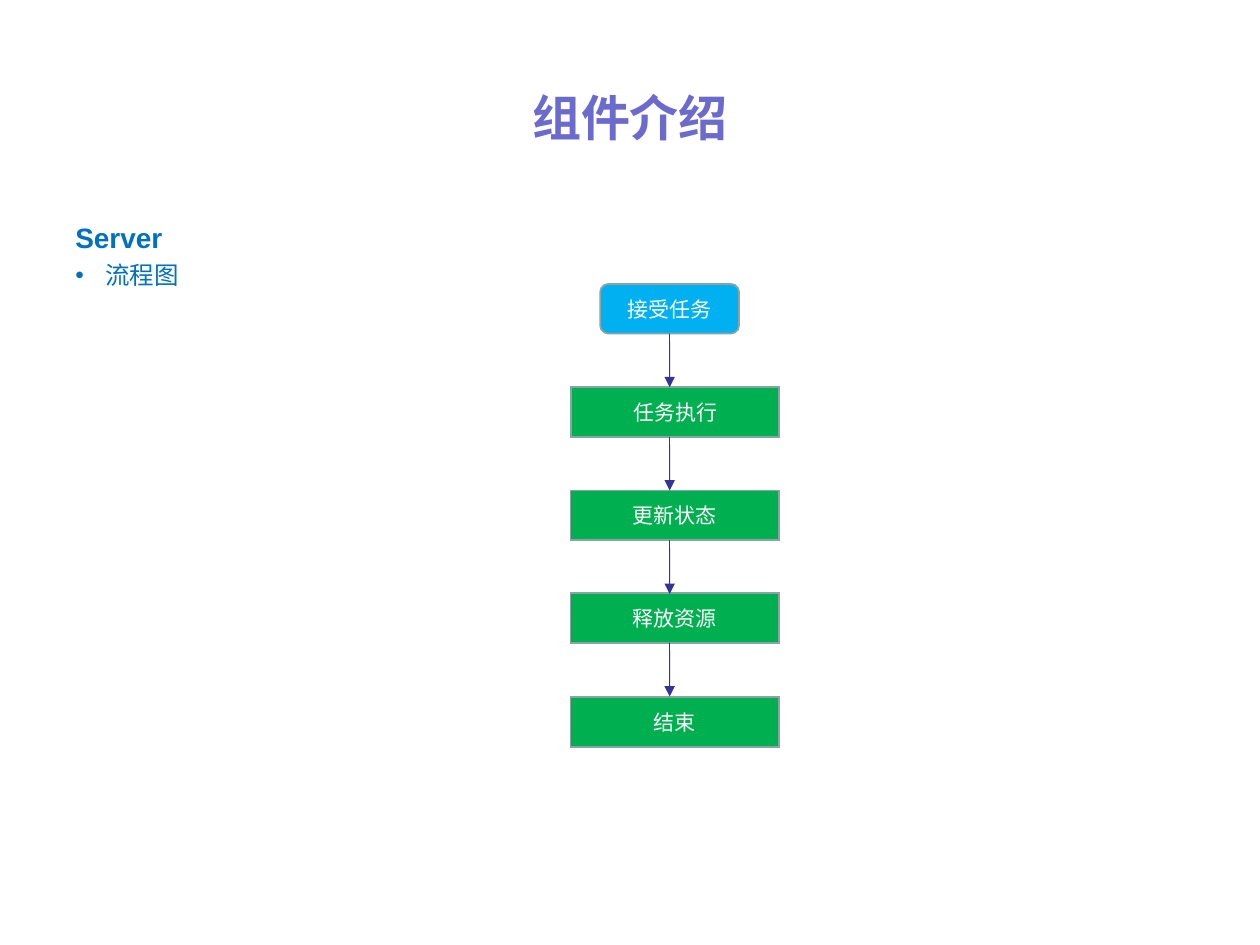
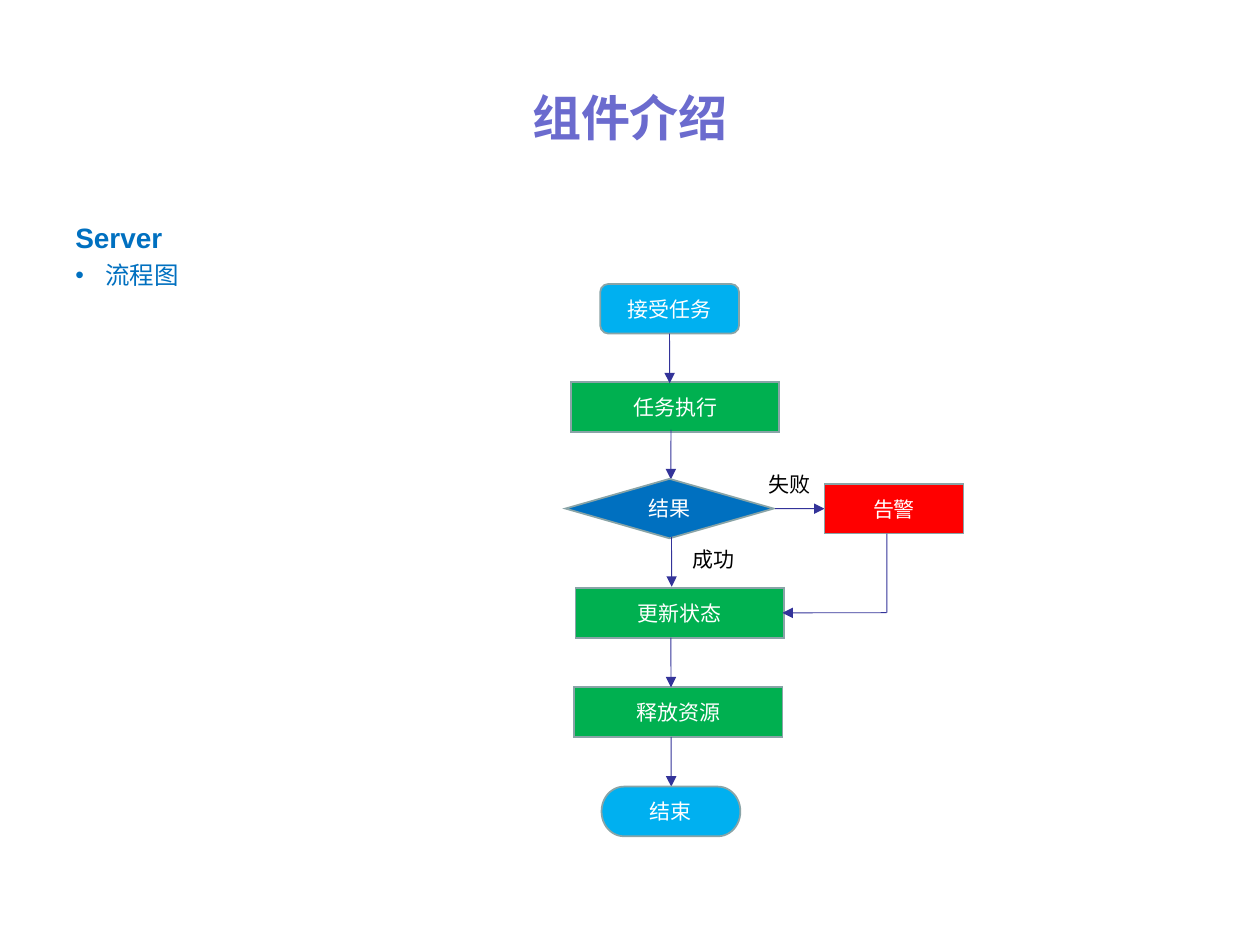
Before and after one commit to ylpu/distribute-scheduler, a slide deck: slide 9 of files/dis-scheduler.ppt. Drawn at 1260x945 pixels with LibreOffice and Linux fonts; fonts in the diff are those of the drawing. Boxes give left, top, right and bottom in pixels: in the first picture for what was removed or moved away, otherwise in the second. Text is boxed around its words. In the diff, an @@ line names an element or a change of style, - is before the commit and + after.

```diff
--- a/files/dis-scheduler.ppt
+++ b/files/dis-scheduler.ppt
@@ arrow moved from (669, 334) - (669, 387) to (669, 334) - (669, 383) @@
@@ rectangle "任务执行": place and size @@
-rectangle "任务执行" at (571, 387, 779, 436)
+rectangle "任务执行" at (571, 382, 779, 431)
@@ arrow moved from (669, 437) - (669, 490) to (672, 430) - (670, 479) @@
@@ diamond added at (566, 479, 774, 538), fill #0070C0, outline #89A4A7 0.99 pt, 12 pt, text #FFFFFF @@
+结果
@@ text added at (768, 474, 810, 494), 12 pt, text #000000 @@
+失败
@@ arrow added from (775, 509) to (824, 509), #333399 0.51 pt @@
@@ rectangle added at (824, 484, 963, 533), fill #FF0000, outline #89A4A7 0.99 pt, 12 pt, text #FFFFFF @@
+告警
@@ arrow moved from (669, 541) - (669, 593) to (672, 537) - (672, 587) @@
@@ line added from (887, 533) to (887, 612), #333399 0.51 pt @@
@@ text added at (692, 549, 734, 569), 12 pt, text #000000 @@
+成功
@@ rectangle "更新状态": place and size @@
-rectangle "更新状态" at (571, 490, 779, 539)
+rectangle "更新状态" at (576, 588, 784, 638)
@@ arrow added from (887, 612) to (782, 612), #333399 0.51 pt @@
@@ arrow moved from (669, 643) - (669, 697) to (670, 638) - (672, 688) @@
@@ rectangle "释放资源": place and size @@
-rectangle "释放资源" at (571, 593, 779, 643)
+rectangle "释放资源" at (575, 687, 782, 736)
@@ arrow added from (672, 737) to (672, 786), #333399 0.51 pt @@
@@ pill shape "结束": place and size @@
-pill shape "结束" at (571, 697, 779, 746)
+pill shape "结束" at (601, 786, 740, 835)
@@ pill shape "结束" at (601, 786, 740, 835): rectangle to pill shape; fill #00B050 to #00B0F0 @@
```
Also in this commit, not shown: 6 other slides changed, 4 other files.
